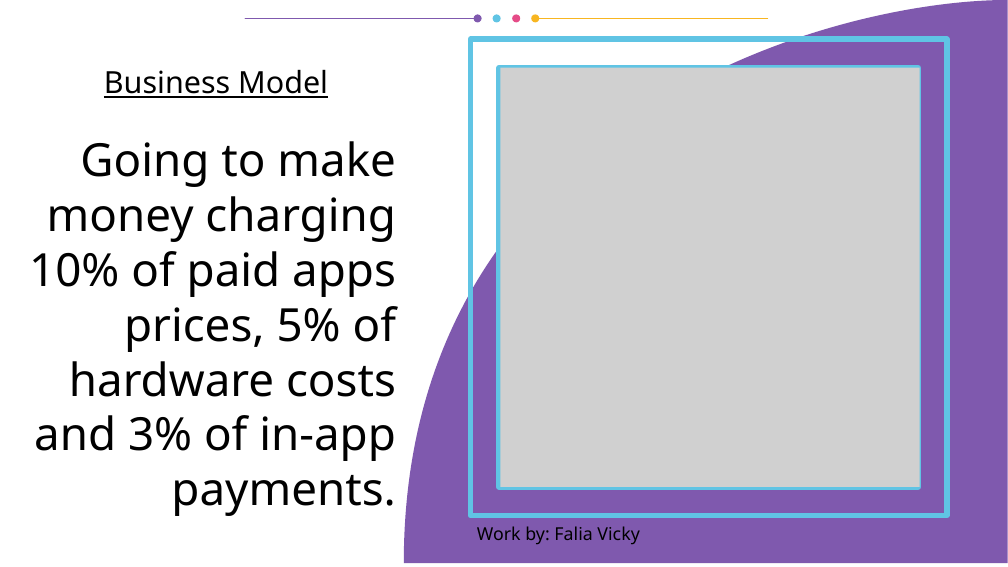
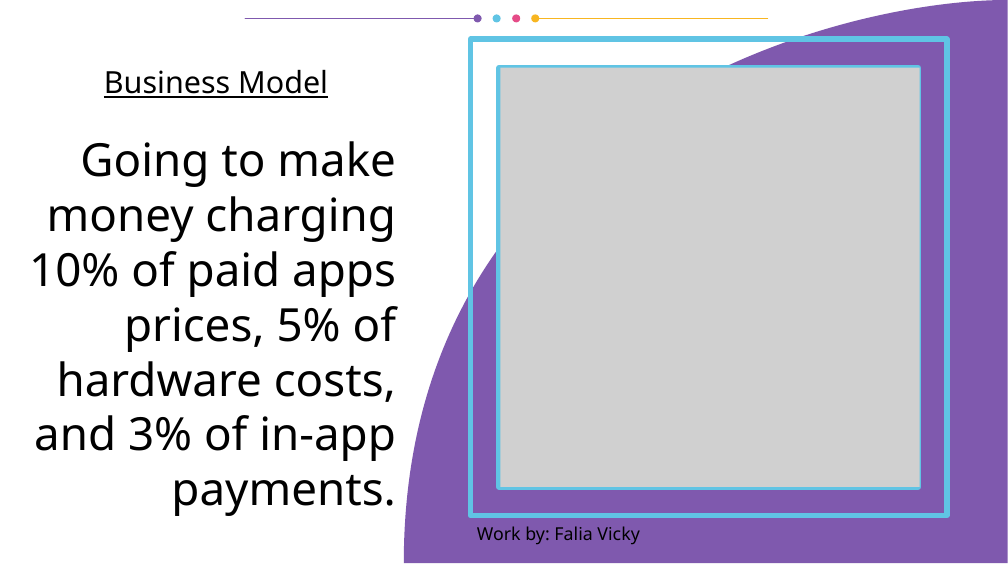
Before and after one commit to vporton/icp-package-manager, a slide deck: slide 10 of docs/long-pitchdeck.odp. Drawn at 1008x567 pixels with LibreOffice and Linux fonts; fonts in the diff are those of the drawing; grey boxes stand for pictures. Boxes give left, top, right and bottom in pixels: in the first picture for what was removed or moved away, otherwise in the second. Text is boxed around its words. In the diff, an @@ line names an element or a change of style, - is before the commit and + after.

```diff
--- a/docs/long-pitchdeck.odp
+++ b/docs/long-pitchdeck.odp
@@ title at <box>29,141,396,516</box>: text changed @@
-Going to make money charging 10% of paid apps prices, 5% of hardware costs and 3% of in-app payments.
+Going to make money charging 10% of paid apps prices, 5% of hardware costs, and 3% of in-app payments.
```
Also in this commit, not shown: 2 other slides changed, 7 other files.
